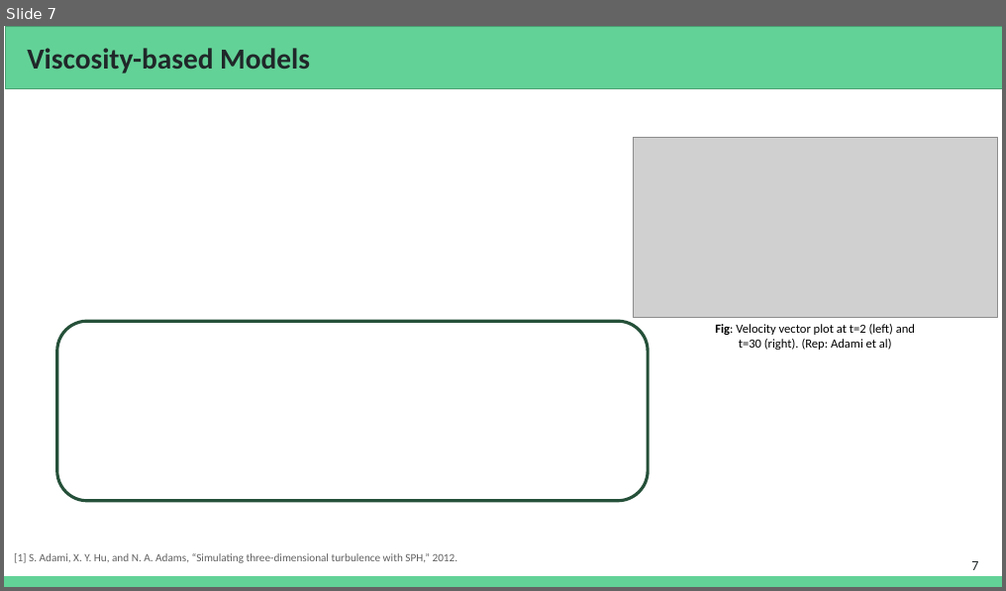
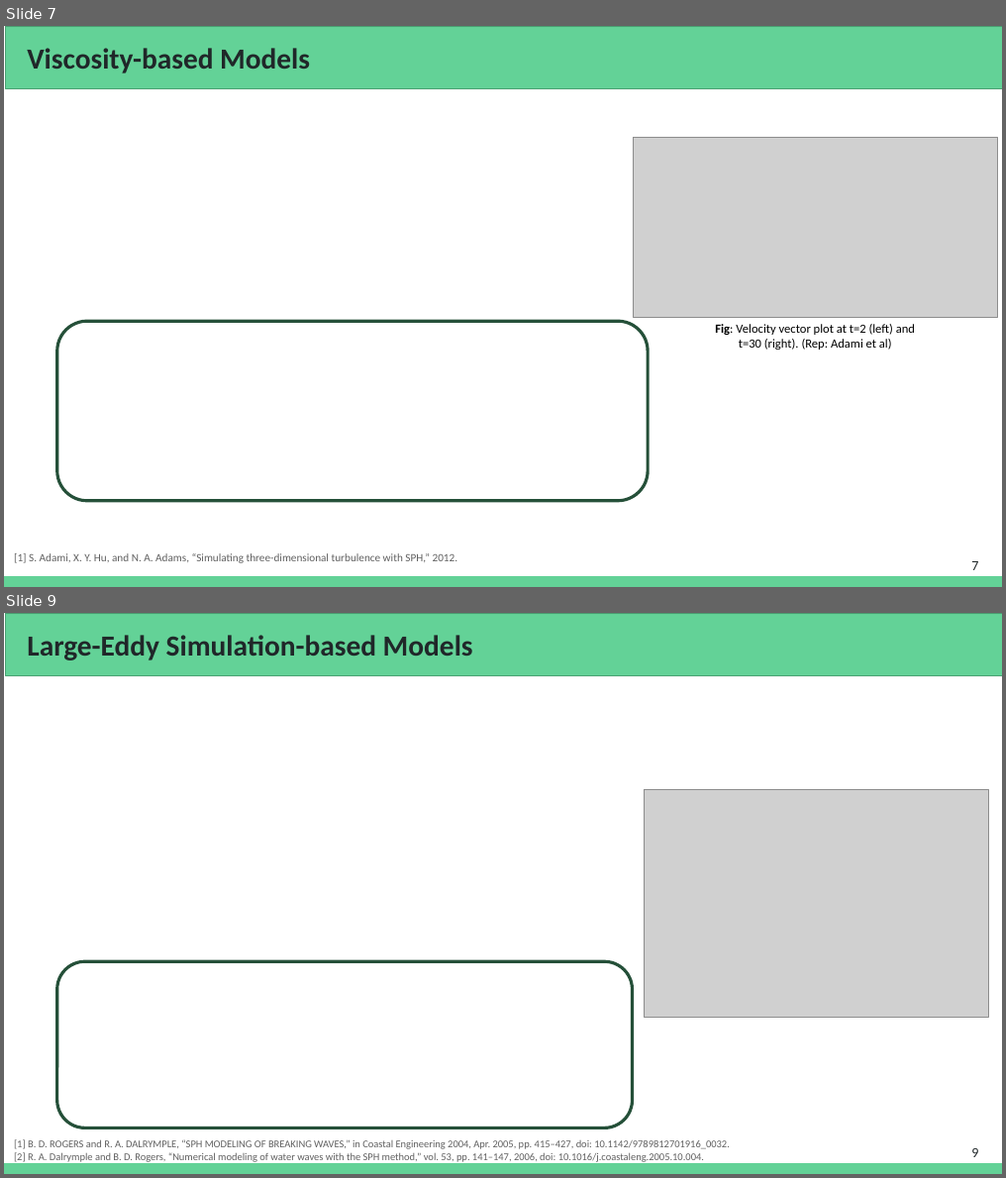
Before and after one commit to Prajwal-Prathiksh/ddp-thesis, a slide deck: report/DDP Stage I - 2022.pptx. Shown one above the other, each under a label of ours: slide 7 before the commit, slides 7 and 9 after it; the slides between them are not shown. The pictures are 1006x591 and 1006x1178 pixels, drawn with LibreOffice and Linux fonts; fonts in the diff are those of the drawing; grey boxes stand for pictures. Boxes give left, top, right and bottom in pixels: in the first picture for what was removed or moved away, otherwise in the second. Text is boxed around its words. In the diff, an @@ line names an element or a change of style, - is before the commit and + after.

```diff
--- a/report/DDP Stage I - 2022.pptx
+++ b/report/DDP Stage I - 2022.pptx
@@ slide 9 added at (4, 613, 1002, 1174), background #FFFFFF; not listed: 1 template element that a slide beside it also shows @@
@@ rectangle added at (5, 613, 1002, 676), fill #63D297, outline #4BA173 0.75 pt @@
@@ title added at (27, 635, 473, 661), 28 pt, text #202729, bold @@
+Large-Eddy Simulation-based Models
@@ picture added at (645, 789, 989, 1018) @@
@@ rounded rectangle added at (57, 961, 632, 1128), outline #26503A 3 pt @@
@@ text added at (14, 1140, 730, 1164), 10 pt, text #616161 @@
+[1] B. D. ROGERS and R. A. DALRYMPLE, “SPH MODELING OF BREAKING WAVES,” in Coastal Engineering 2004, Apr. 2005, pp. 415–427, doi: 10.1142/9789812701916_0032.
+[2] R. A. Dalrymple and B. D. Rogers, “Numerical modeling of water waves with the SPH method,” vol. 53, pp. 141–147, 2006, doi: 10.1016/j.coastaleng.2005.10.004.
@@ page number added at (971, 1149, 978, 1157), 13.3 pt, text #202729 @@
+9
```
Also in this commit, not shown: 2 slides changed, 3 other slides added, 3 slides removed, 1 other file.
